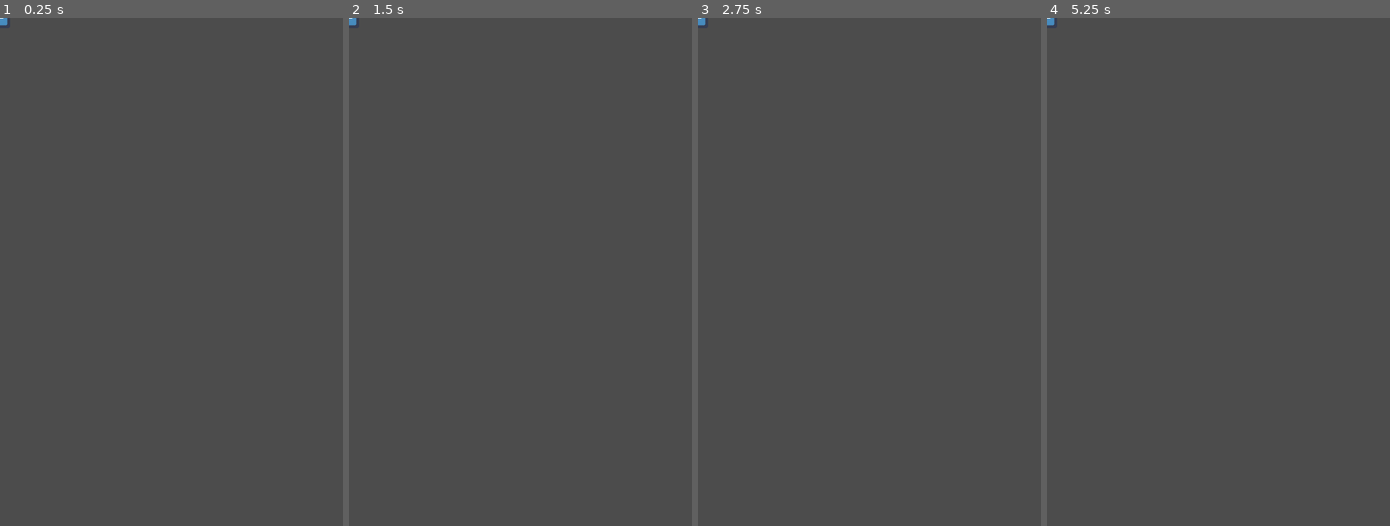
Above: before the commit, frames 1-4 (left to right).
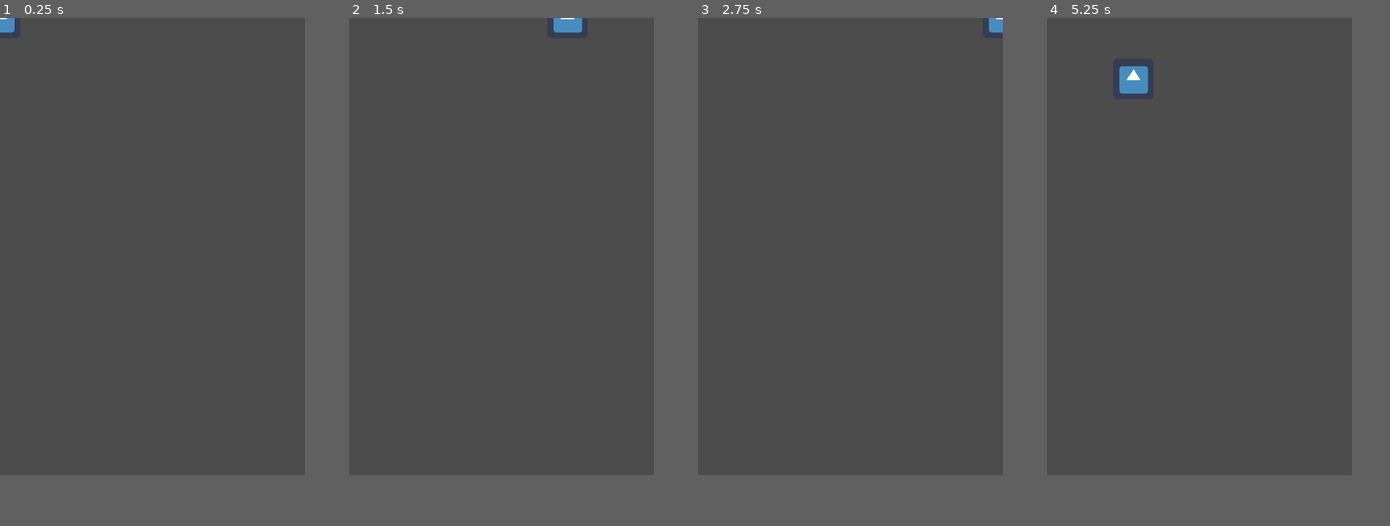
Above: after the commit, the same moments.

Repository: eastonman/trivialwar
Game: Godot game, scene res://player/Area2D.tscn
Same seed, same stepped clock (60 frames per second), same inputs: the game is played once before the commit and once after it. This scene is started directly instead of the project's main scene. The engine's default icon, where the game draws it, is replaced by a stand-in: a white triangle on a blue panel in a dark square.
Inputs (mouse positions are in pixels of both pictures, inside the frame that each line leads up to):
- Up to frame 1 (0.25 s): no input
- Up to frame 2 (1.5 s): tap Enter at 0.5 s; move the mouse to (595, 246) at 0.52 s; hold Right (move_right) 0.53-1.25 s; click (595, 246) at 0.67 s; drag from (451, 297) to (503, 373) at 1.27 s
- Up to frame 3 (2.75 s): tap Space at 2 s; move the mouse to (903, 160) at 2.02 s; hold Right (move_right) from 2.03 s (still down); click (903, 160) at 2.17 s
- Up to frame 4 (5.25 s): release Right (move_right) at 2.75 s; tap Enter at 2.75, 5 s; drag from (1201, 373) to (1115, 195) at 2.77 s; tap Space at 3.5 s; move the mouse to (1321, 348) at 3.52 s; hold Left (move_left) 3.53-4.25 s; click (1321, 348) at 3.67 s; drag from (1115, 195) to (1167, 145) at 4.27 s; move the mouse to (1235, 272) at 5.02 s; hold Down (move_down) from 5.03 s (still down); click (1235, 272) at 5.17 s
In our replay, the window is 540x800 before the commit and 480x720 after it. These sizes can differ from the game's own. Grey fills any space a smaller window leaves; there, only what the larger window draws over its background counts as a difference.

The runs differ from the first frame. In frame 1, 0.1% of the frame differs, in the area x 0-5%, y 0-3%; in frame 2, 0.3%; in frame 3, 0.1%; in frame 4, 0.5%, in the area x 0-30%, y 0-15%.

Commit message:
complete player actions

Diff:
--- a/player/Area2D.tscn
+++ b/player/Area2D.tscn
@@ -16,3 +16,5 @@
 position = Vector2( -0.499999, 0.500004 )
 scale = Vector2( 1.02539, 1 )
 polygon = PoolVector2Array( -32, -32, -31, 32, 31, 31, 32, -33 )
+
+[connection signal="body_entered" from="." to="." method="_on_Player_body_entered"]
--- a/player/player.gd
+++ b/player/player.gd
@@ -1,4 +1,5 @@
 extends Area2D
+signal hit
 export var speed = 480
 var screen_size
 # Declare member variables here. Examples:
@@ -23,3 +24,30 @@
 
 	if velocity.length() > 0 :
 		velocity = velocity.normalized()*speed
+
+	position += velocity * delta
+	position.x = clamp(position.x, 0 , screen_size.x)
+	position.y = clamp(position.y, 0 , screen_size.y)
+
+var dragging = false
+func _input(event):
+
+	if event is InputEventMouseButton  and event.button_index == BUTTON_LEFT :
+		if (event.position.x<position.x+50&&event.position.x>position.x-50)&&(event.position.y<position.y+50 && event.position.y>position.y-50):
+			position=event.position
+			if not dragging and event.is_pressed():
+				dragging = true
+		if dragging and not event.is_pressed():
+			dragging = false
+	if event is InputEventMouseMotion and dragging:
+		position = event.position
+
+func _on_Player_body_entered(body):
+	hide()
+	emit_signal("hit")
+	$CollisionPolygon2D.set_deferred("disabled", true)
+
+func start(pos):
+	position = pos
+	show()
+	$CollisionPolygon2D.disabled = false
--- a/project.godot
+++ b/project.godot
@@ -7,16 +7,6 @@
 ;   param=value ; assign values to parameters
 
 config_version=4
-
-_global_script_classes=[ {
-"base": "",
-"class": "GitAPI",
-"language": "NativeScript",
-"path": "res://addons/godot-git-plugin/git_api.gdns"
-} ]
-_global_script_class_icons={
-"GitAPI": ""
-}
 
 [application]
 
@@ -30,14 +20,13 @@
 
 [display]
 
-window/size/width=1080
-window/size/height=1920
+window/size/width=480
+window/size/height=720
 window/size/resizable=false
-window/dpi/allow_hidpi=true
 
 [gdnative]
 
-singletons=[ "res://addons/godot-git-plugin/git_api.gdnlib" ]
+singletons=[  ]
 
 [input]
 
